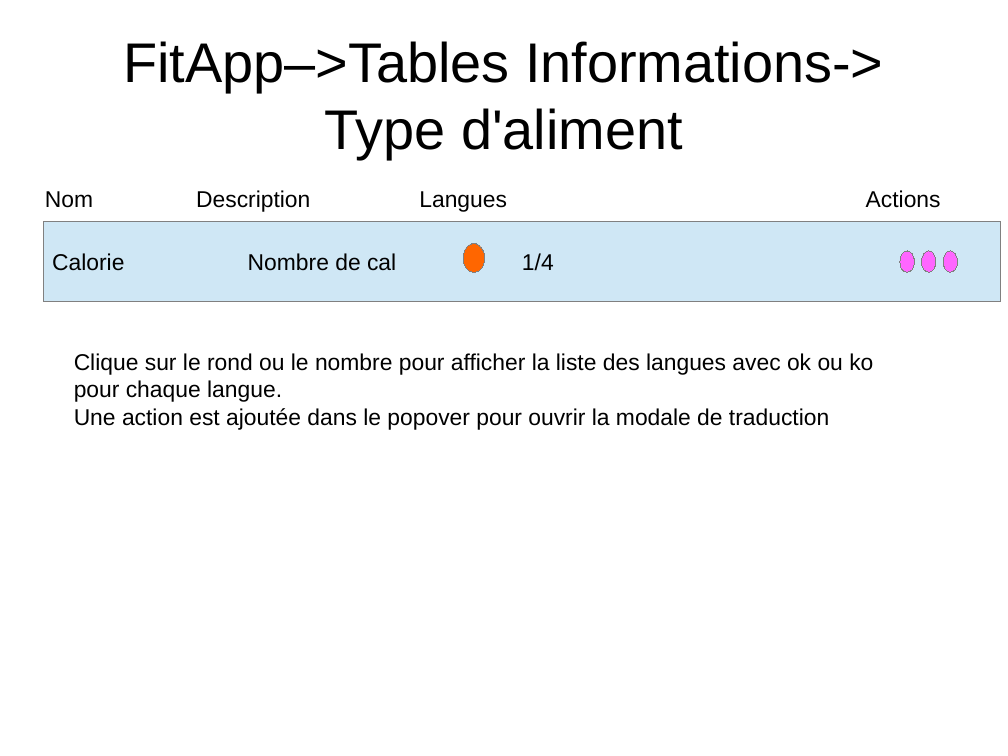
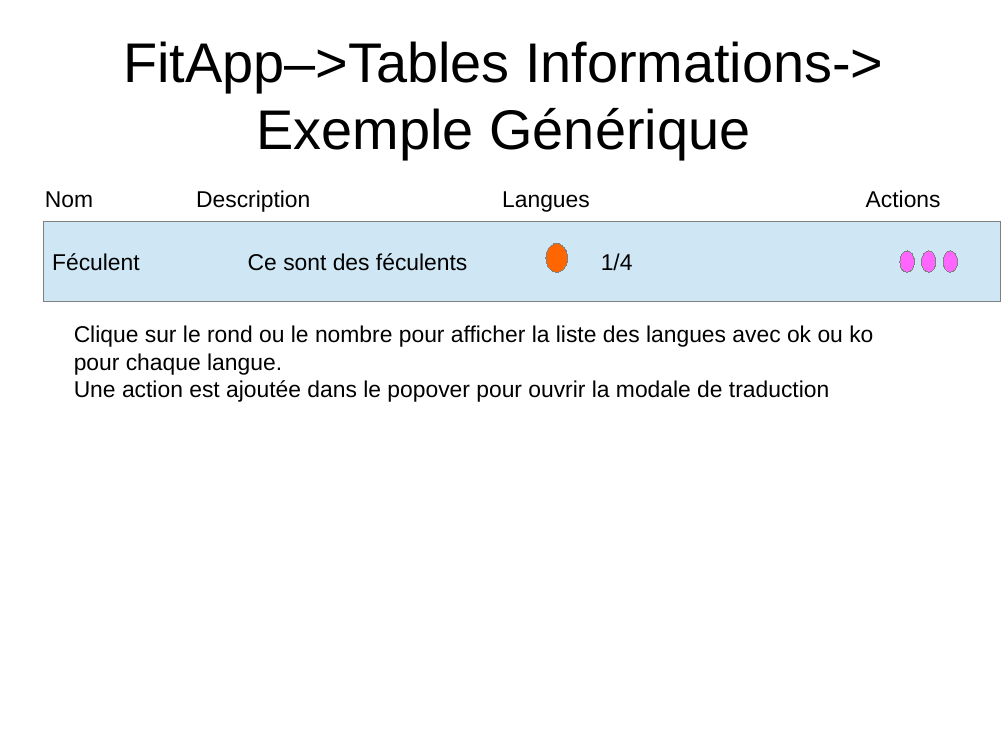
Before and after one commit to NicolasGavard/WebVysionSportV2, a slide deck: slide 3 of Documentations/FitApp - Table Informations v1.02.odp (slide 6 before the commit). Drawn at 1008x756 pixels with LibreOffice and Linux fonts; fonts in the diff are those of the drawing. Boxes give left, top, right and bottom in pixels: in the first picture for what was removed or moved away, otherwise in the second. Text is boxed around its words. In the diff, an @@ line names an element or a change of style, - is before the commit and + after.

Commit message:
Doc Table Codes

```diff
--- a/Documentations/FitApp - Table Informations v1.02.odp
+++ b/Documentations/FitApp - Table Informations v1.02.odp
@@ title at (123, 41, 883, 159): text changed @@
-FitApp–>Tables Informations->
-Type d'aliment
+FitApp–>Tables Informations->
+Exemple Générique
@@ text "Langues": place and size @@
-text "Langues" at (419, 191, 507, 212)
+text "Langues" at (502, 191, 590, 212)
@@ text in rectangle at (52, 253, 633, 271): text changed @@
-Calorie Nombre de cal 1/4
+Féculent Ce sont des féculents 1/4
@@ ellipse: place and size @@
-ellipse at (464, 243, 486, 272)
+ellipse at (546, 243, 568, 272)
@@ text "Clique sur le rond ou ...": place and size @@
-text "Clique sur le rond ou ..." at (74, 353, 873, 430)
+text "Clique sur le rond ou ..." at (74, 325, 873, 402)
```
Also in this commit, not shown: 6 other slides changed, 3 slides added.
